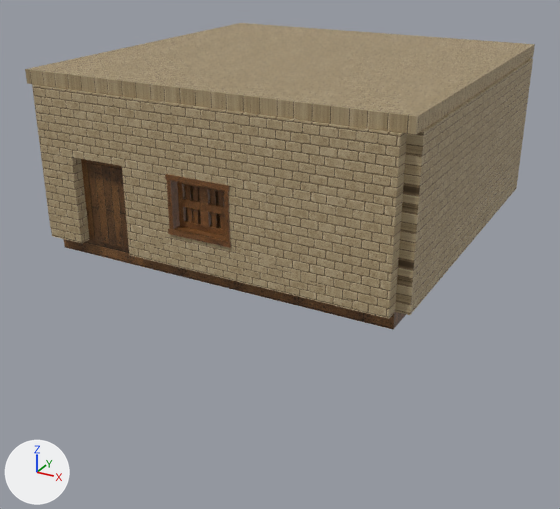
What one commit did to the FBX model Assets/Models/Walls/Livingroom_Base_Z.fbx.
Before and after are seen from a camera (50 mm lens) standing at (8.74, -17.0, 7.03) and looking at (-0.24, -0.67, -1.13). Arrows for +X, +Y and +Z are at lower left; the lights stay in place. The picture after the commit comes second. Where no turn or scale is listed for an object, it has been applied to the vertices. Vertices at exactly the same position are counted once.

The first picture shows 'Livingroom_Base_Z'.
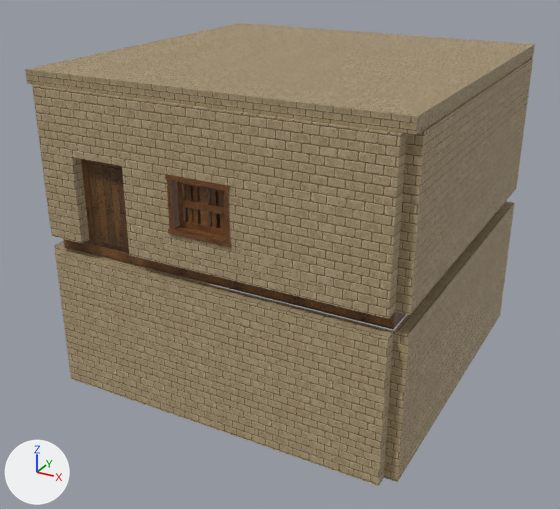
Pixel boxes [x1, y1, x2, y2] of what changed, in the pictures (560 x 509 px):
'Livingroom_Base_Z', reshaped (51% taller): before [25, 23, 535, 329]; after [25, 23, 535, 486]
part 1 of me_livingroom_base_z_002, added (brown): after [384, 201, 515, 482]
part 2 of me_livingroom_base_z_002, added: after [54, 241, 209, 284]
part 3 of me_livingroom_base_z_002, added (brown): after [55, 248, 394, 486]
part 4 of me_livingroom_base_z_002, surface changed: [27, 56, 533, 315] in both

The change, as a diff of the scene's bpy script:
```diff
--- a/Assets/Models/Walls/Livingroom_Base_Z.fbx.py
+++ b/Assets/Models/Walls/Livingroom_Base_Z.fbx.py
@@ me_livingroom_base_z_002 @@
 # used by ob_livingroom_base_z; location = (0.0, 0.0, 0.0)
-me_livingroom_base_z_002.from_pydata(...)  # 4089 vertices, 3873 faces; spans x -4.64..4.58, y -4.64..4.63, z -0.41..3.9
+me_livingroom_base_z_002.from_pydata(...)  # 4121 vertices, 3897 faces; spans x -4.64..4.58, y -4.64..4.63, z -4.0..3.9
+# me_livingroom_base_z_002 part 1: a new loose piece, a box spanning x 4.28..4.58, y -4.27..4.28, z -4.0..-0.42, in mat_brick_white
+# me_livingroom_base_z_002 part 2: a new loose piece, a box spanning x -4.58..-4.27, y -4.27..4.28, z -4.0..-0.42, in mat_brick_white
+# me_livingroom_base_z_002 part 3: a new loose piece, a box spanning x -4.27..4.28, y -4.58..-4.27, z -4.0..-0.42, in mat_brick_white
+# me_livingroom_base_z_002 part 4: 8 kept faces spanning x -4.53..4.58, y -4.53..4.53, z 0.0..3.9 get new texture (UV) coordinates
+# other edits to the shape of me_livingroom_base_z_002 do not show in these pictures
 me_livingroom_base_z_002.materials.append(mat_wood_furniture)
```
